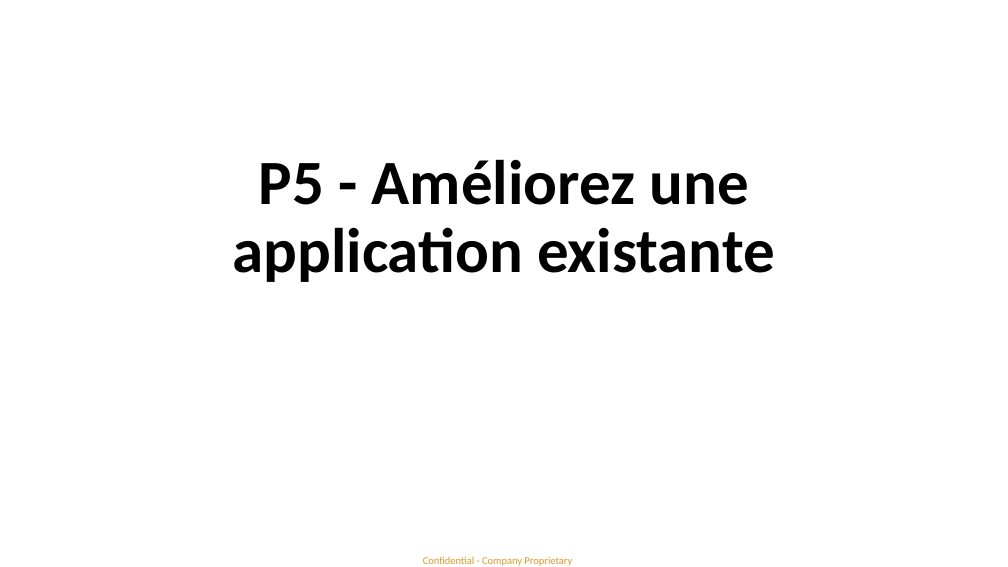
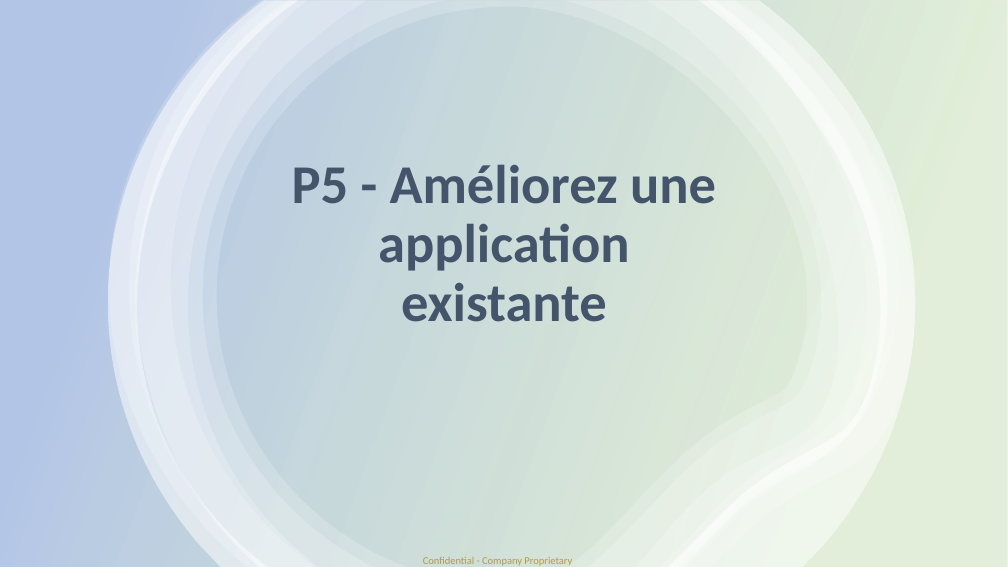
Before and after one commit to yoan8306/P5, a slide deck: slide 1 of P5_02_presentation/Présentation1.pptx. Drawn at 1008x567 pixels with LibreOffice and Linux fonts; fonts in the diff are those of the drawing. Boxes give left, top, right and bottom in pixels: in the first picture for what was removed or moved away, otherwise in the second. Text is boxed around its words. In the diff, an @@ line names an element or a change of style, - is before the commit and + after.

```diff
--- a/P5_02_presentation/Présentation1.pptx
+++ b/P5_02_presentation/Présentation1.pptx
@@ rectangle added at (x1=0, y1=0, x2=1008, y2=567), fill gradient #70AD47 to #4472C4 @@
@@ group added at (x1=108, y1=0, x2=916, y2=567): 6 freeform shapes @@
@@ title "P5 - Améliorez une application ..." moved from (x1=233, y1=159, x2=775, y2=282) to (x1=292, y1=165, x2=716, y2=322) @@
@@ title "P5 - Améliorez une application ..." at (x1=292, y1=165, x2=716, y2=322): size 60 to 52 pt, text colour #000000 to #44546A @@
```
Also in this commit, not shown: 1 other slide changed, 3 slides added, 3 other files.
